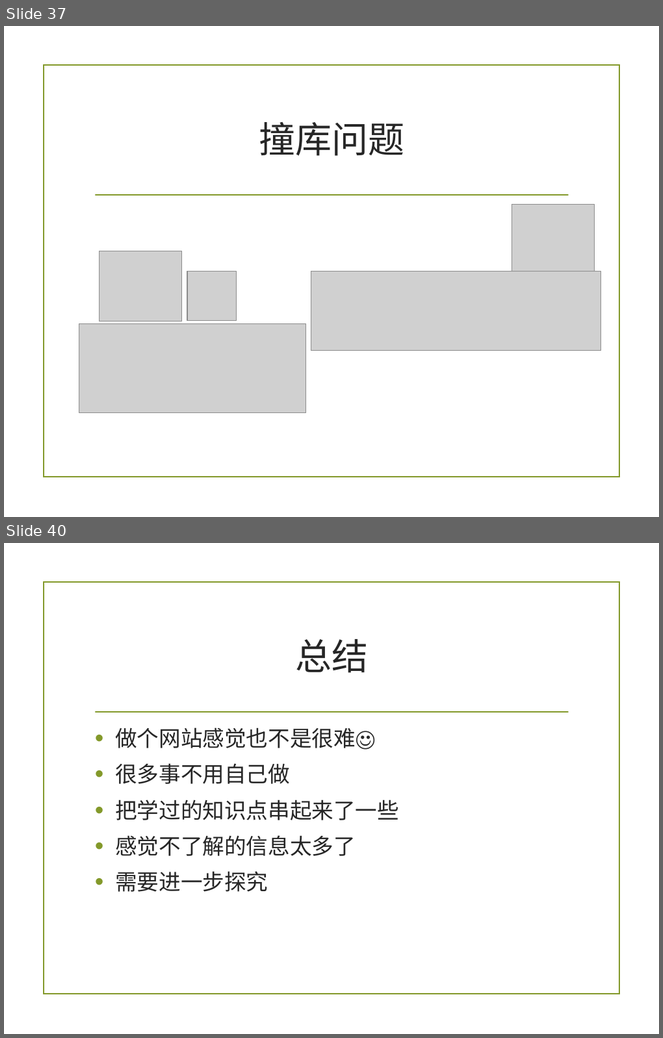
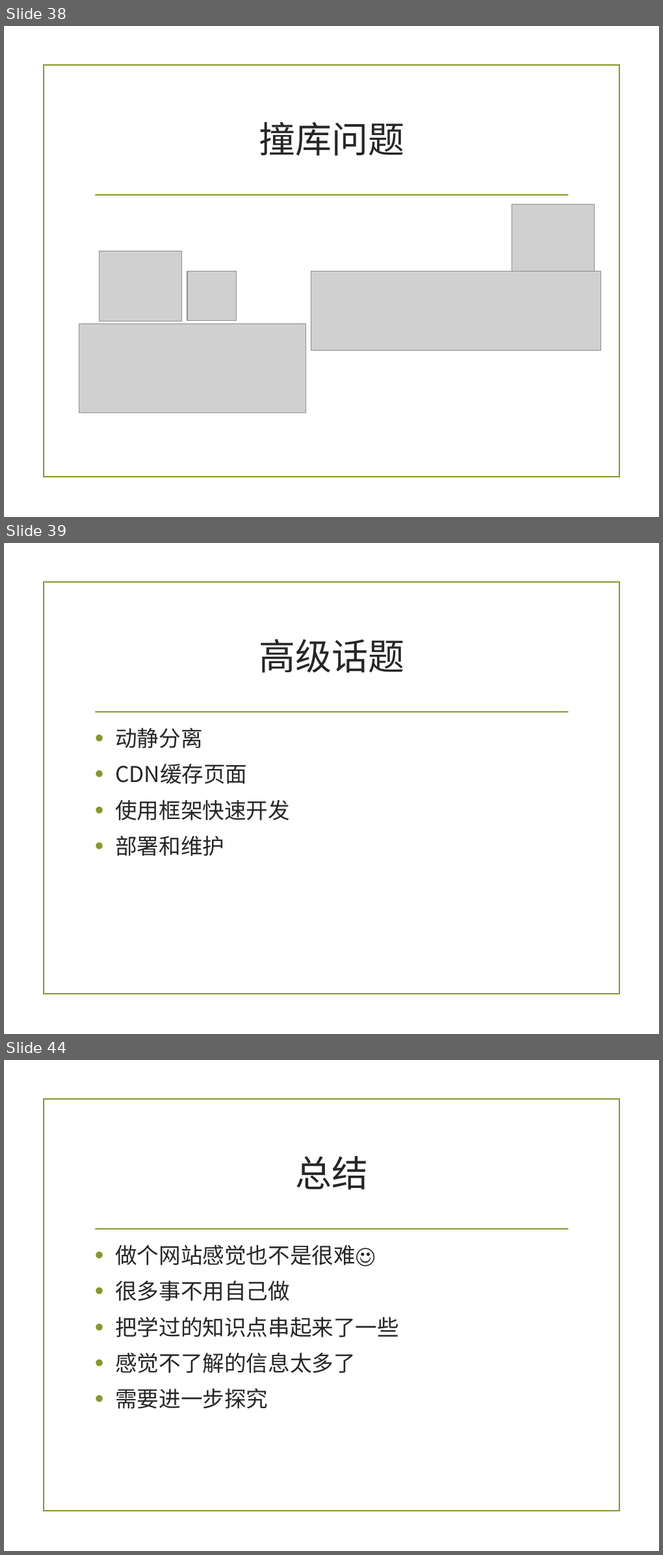
Before and after one commit to zuoshenghuang/curriculum, a slide deck: software/Ch_7_2_demo_2nd.pptx. Shown one above the other, each under a label of ours: slides 37 and 40 before the commit, slides 38, 39 and 44 after it; the slides between them are not shown. The pictures are 663x1038 and 663x1555 pixels, drawn with LibreOffice and Linux fonts; fonts in the diff are those of the drawing; grey boxes stand for pictures; background and template pictures are left out. Boxes give left, top, right and bottom in pixels: in the first picture for what was removed or moved away, otherwise in the second. Text is boxed around its words. In the diff, an @@ line names an element or a change of style, - is before the commit and + after.

```diff
--- a/software/Ch_7_2_demo_2nd.pptx
+++ b/software/Ch_7_2_demo_2nd.pptx
@@ slide 39 added at box(4, 543, 659, 1034), background picture (left out); not listed: 2 template elements that a slide beside it also shows @@
@@ title added at box(259, 639, 405, 673), 40 pt, text #262626 @@
+高级话题
@@ text added at box(115, 728, 290, 856), 24 pt, text #262626 @@
+• 动静分离
+• CDN缓存页面
+• 使用框架快速开发
+• 部署和维护
@@ what was slide 37 is now slide 38 @@
@@ what was slide 40 is now slide 44 @@
```
Also in this commit, not shown: 4 slides changed, 3 other slides added, 6 other files.
